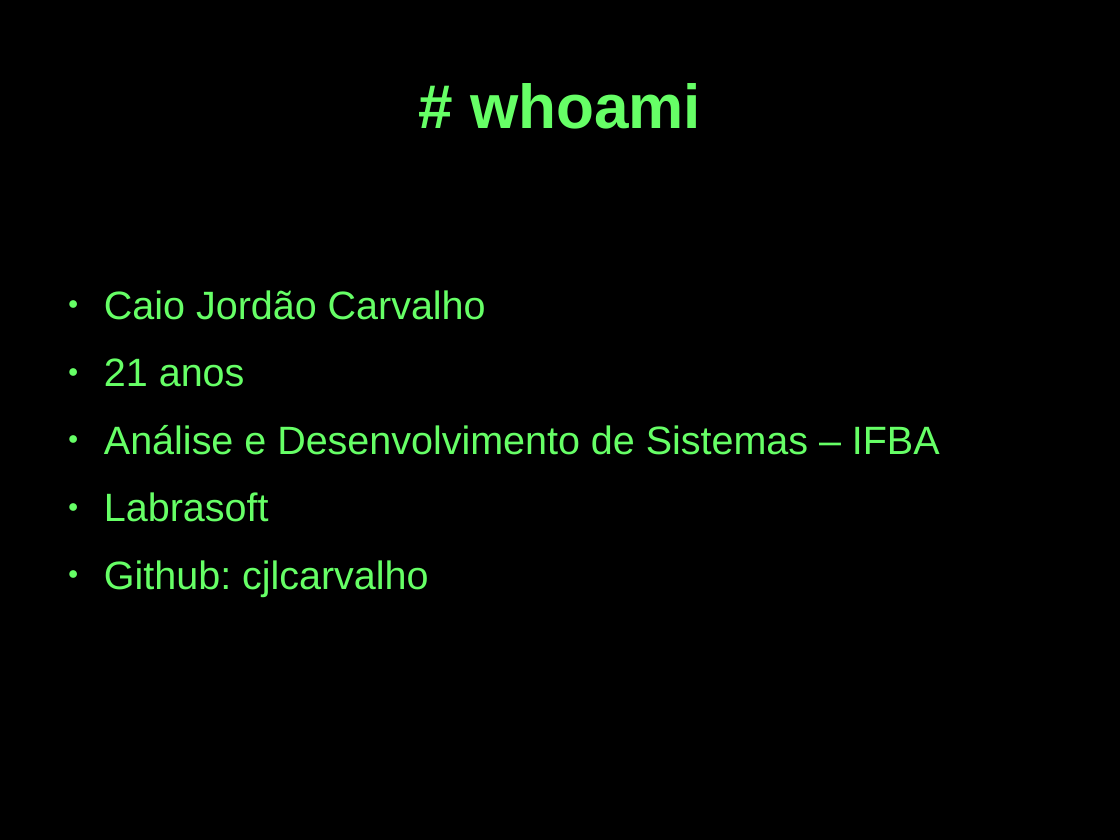
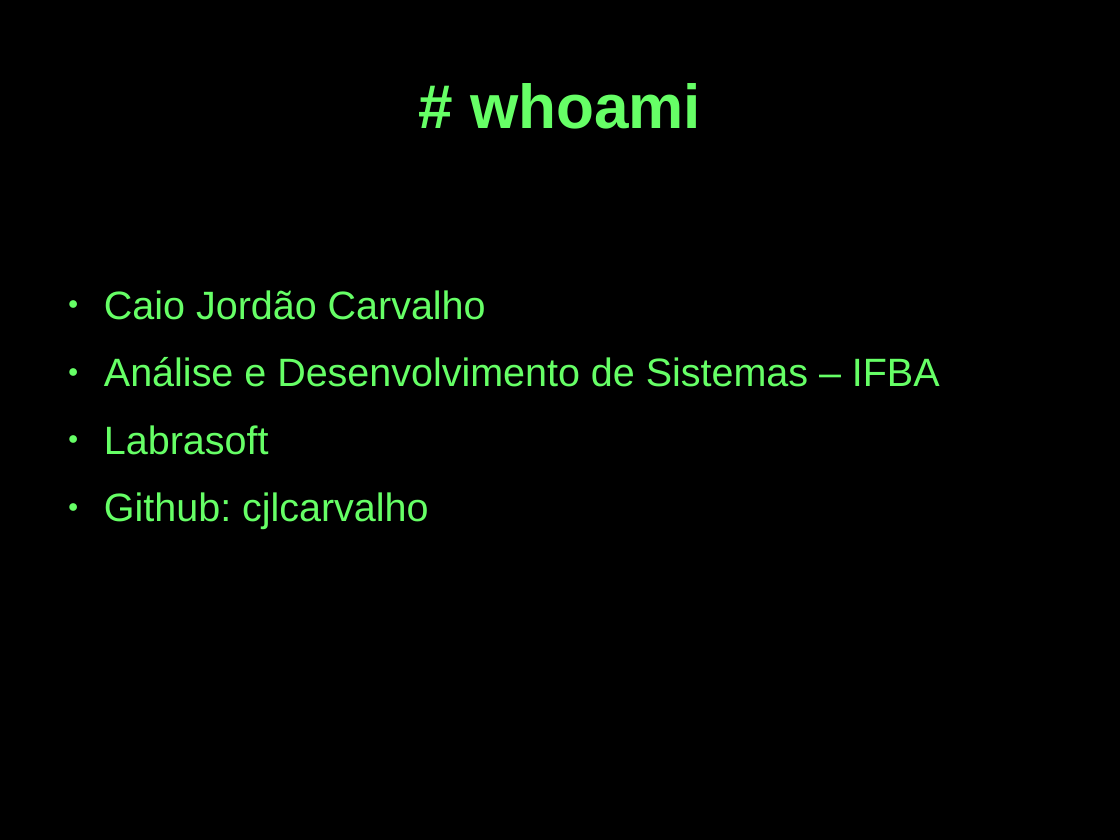
Before and after one commit to cjlcarvalho/presentations, a slide deck: slide 2 of shell-presentation.odp. Drawn at 1120x840 pixels with LibreOffice and Linux fonts; fonts in the diff are those of the drawing. Boxes give left, top, right and bottom in pixels: in the first picture for what was removed or moved away, otherwise in the second. Text is boxed around its words. In the diff, an @@ line names an element or a change of style, - is before the commit and + after.

```diff
--- a/shell-presentation.odp
+++ b/shell-presentation.odp
@@ text at box(104, 358, 245, 387): paragraph removed @@
-● 21 anos
```
Also in this commit, not shown: 19 slides added, 1 slide removed, 2 other files.
